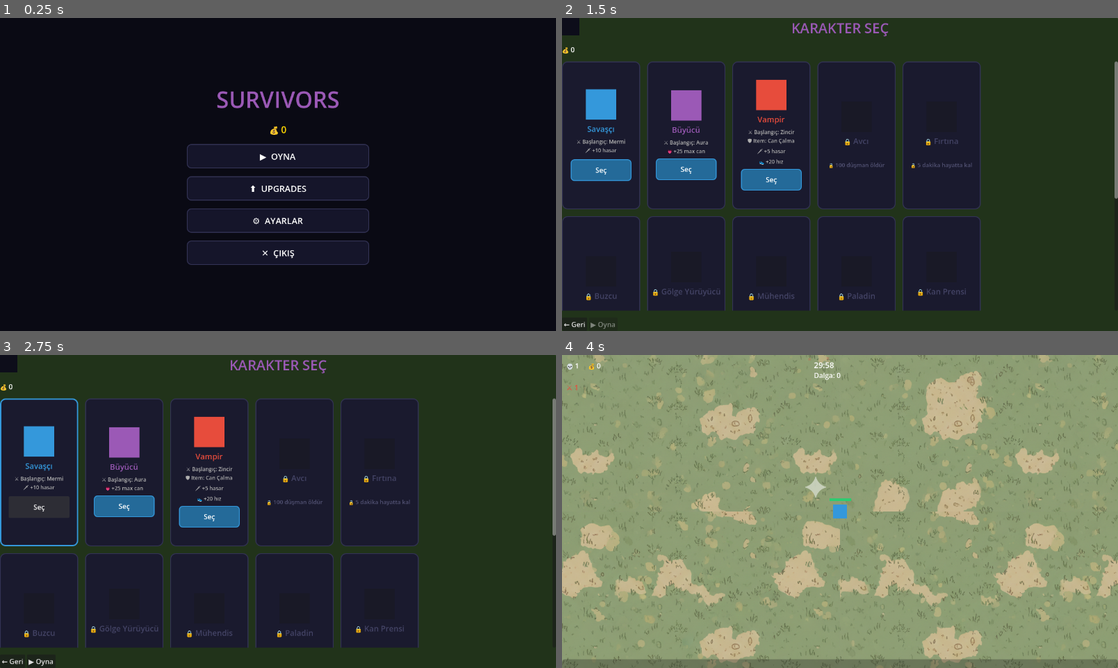
Above: before the commit, frames 1-4 (two rows, left to right).
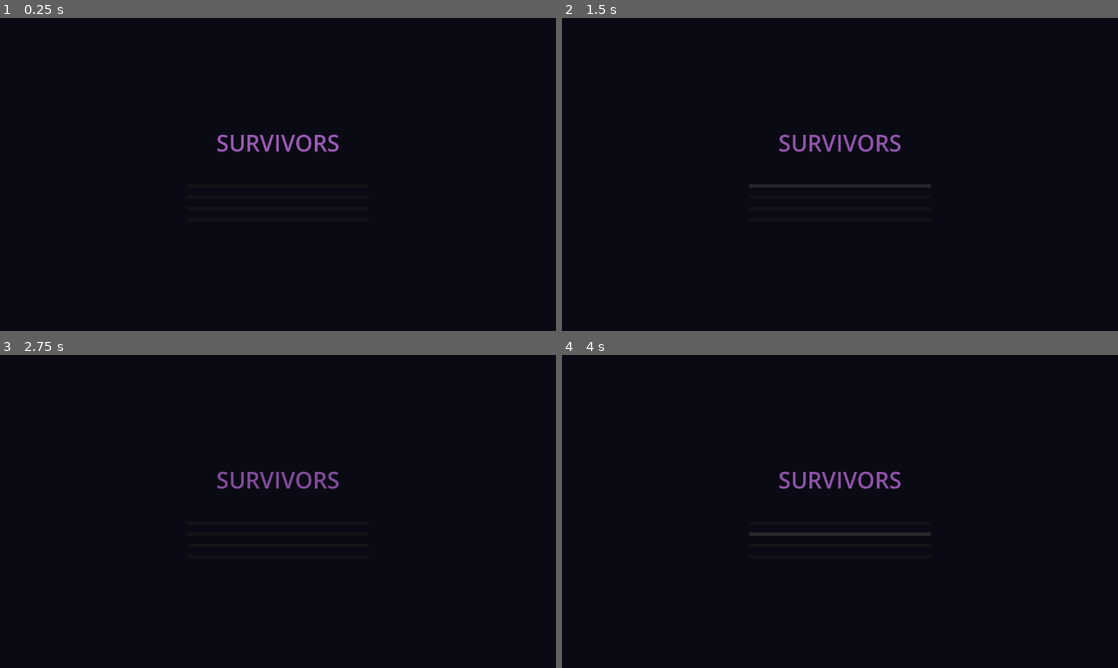
Above: after the commit, the same moments.

Repository: jegy911/survivors-clone
Game: Godot game, scene res://ui/main_menu.tscn
Two runs of this game, one before a commit and one after it. Both use one fixed random seed, a clock stepped at 60 frames per second and the inputs below. Sound files missing from this copy of the repository are replaced by a short silence.
Inputs (mouse positions are in pixels of both pictures, inside the frame that each line leads up to; where the layout moved, square brackets give the same spot in the first picture):
- Up to frame 1 (0.25 s): no input
- Up to frame 2 (1.5 s): click (840, 187) [840, 155] at 0.5 s; click (840, 187) at 1.27 s
- Up to frame 3 (2.75 s): click (38, 508) at 2 s, where only the run before the commit has a clickable "Seç"
- Up to frame 4 (4 s): click (600, 661) at 2.75 s, where only the run before the commit has a clickable "▶ Oyna"; click (840, 533) at 3.52 s

The runs differ from the first frame. In frame 1, 2.5% of the frame differs, in the area x 33-67%, y 23-79%; in frame 2, 95%; in frame 3, 95%; in frame 4, 100%, in the area x 0-100%, y 0-100%.
Error after the commit: Parse Error: Closing "}" doesn't have an opening counterpart. (res://core/save_manager.gd:43)

Commit message:
Update save_manager.gd

Diff:
--- a/core/save_manager.gd
+++ b/core/save_manager.gd
@@ -36,8 +36,11 @@
 	"fullscreen": false,
 	"show_vfx": true,
 	"screen_shake": true,
-	"damage_numbers": "both_on",  # both_on, player_only, enemy_only, both_off
-	"hp_bars": "both_on",         # both_on, player_only, enemy_only, both_off
+	"damage_numbers": "both_on",
+	"hp_bars": "both_on",
+	"resolution_x": 1280,
+	"resolution_y": 720,
+}
 }
 
 # Kilit sistemi
@@ -126,6 +129,10 @@
 	unlocked_characters = config.get_value("unlock", "unlocked_characters", ["warrior", "mage", "vampire"])
 	unlocked_achievements = config.get_value("unlock", "unlocked_achievements", [])
 	purchased_characters = config.get_value("unlock", "purchased_characters", ["warrior", "mage", "vampire"])
+	var res_x = settings.get("resolution_x", 1280)
+	var res_y = settings.get("resolution_y", 720)
+	if not settings.get("fullscreen", false):
+		DisplayServer.window_set_size(Vector2i(res_x, res_y))
 
 func add_gold(amount: int):
 	var bonus = 1.0 + meta_upgrades["growth_bonus"] * 0.15
